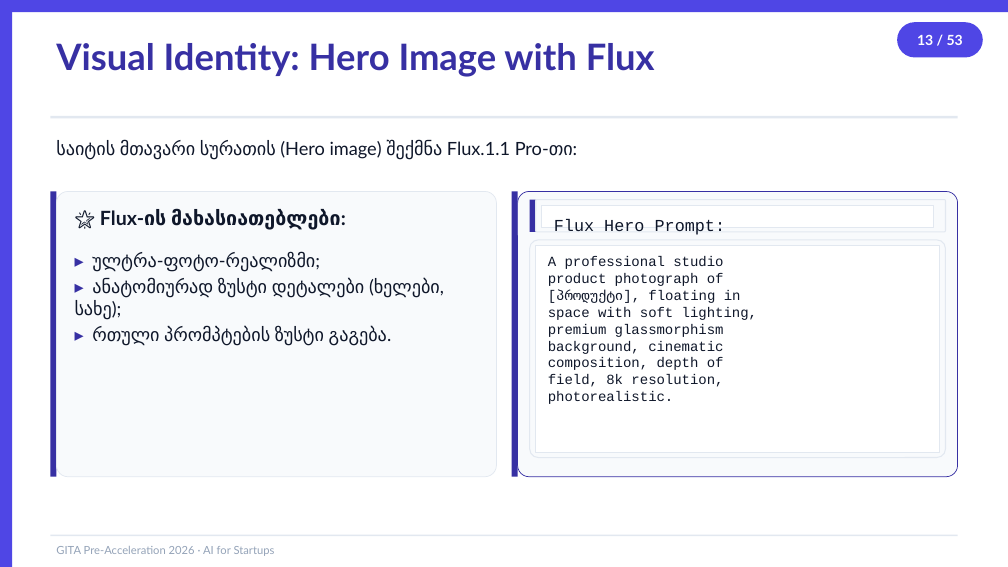
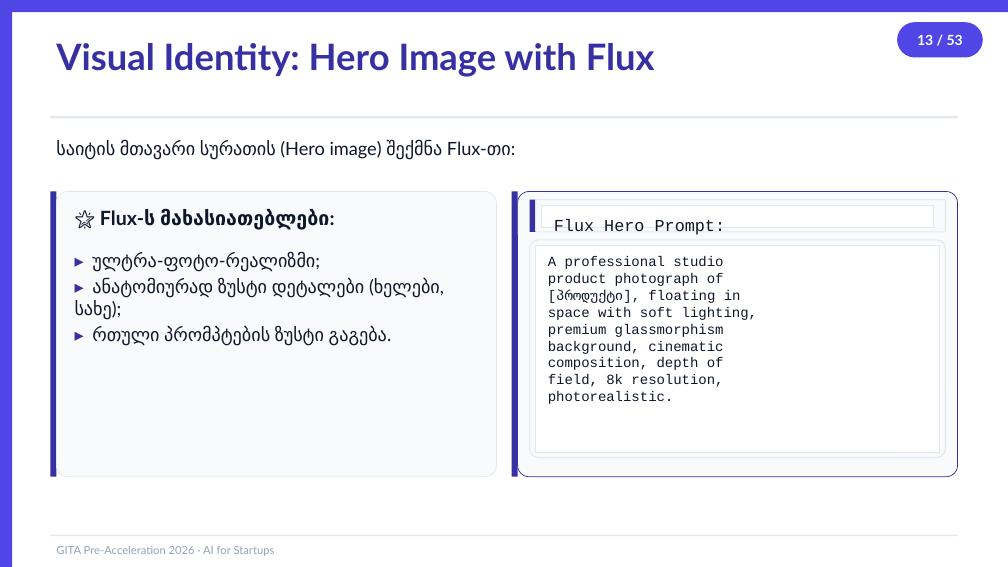
Before and after one commit to basilaia123/ai2026, a slide deck: slide 13 of GITA/Pre-Acceleration/2026-5h-AI-for-Startups/day2-slides.pptx. Drawn at 1008x567 pixels with LibreOffice and Linux fonts; fonts in the diff are those of the drawing. Boxes give left, top, right and bottom in pixels: in the first picture for what was removed or moved away, otherwise in the second. Text is boxed around its words. In the diff, an @@ line names an element or a change of style, - is before the commit and + after.

```diff
--- a/GITA/Pre-Acceleration/2026-5h-AI-for-Startups/day2-slides.pptx
+++ b/GITA/Pre-Acceleration/2026-5h-AI-for-Startups/day2-slides.pptx
@@ text at (56,140,511,159): text changed @@
-საიტის მთავარი სურათის (Hero image) შექმნა Flux.1.1 Pro-თი:
+საიტის მთავარი სურათის (Hero image) შექმნა Flux-თი:
@@ text at (100,209,329,230): text changed @@
-🌟 Flux-ის მახასიათებლები:
+🌟 Flux-ს მახასიათებლები:
```
Also in this commit, not shown: 6 other slides changed, 4 slides added, 4 slides removed, 52 other files.
